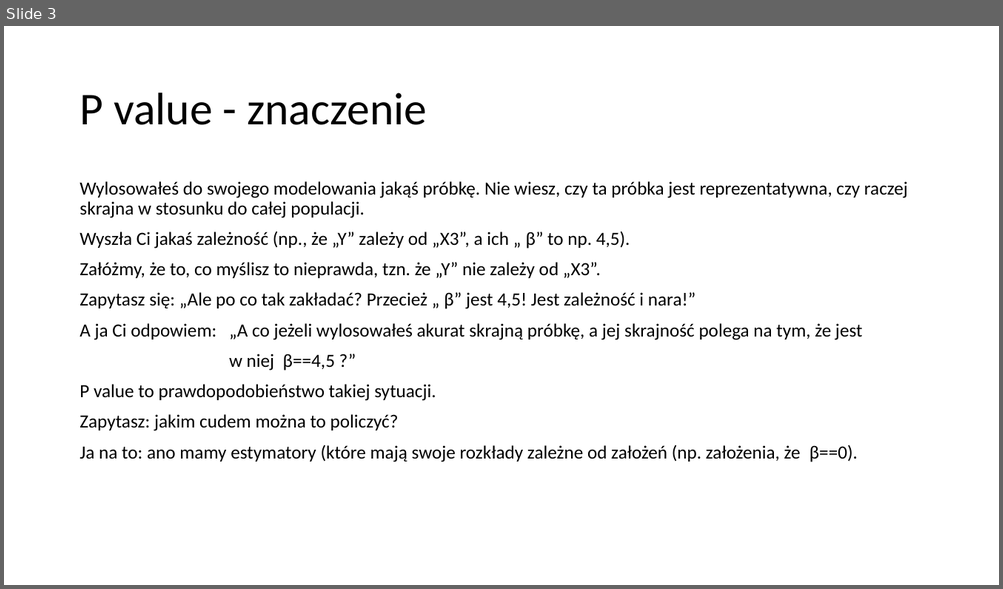
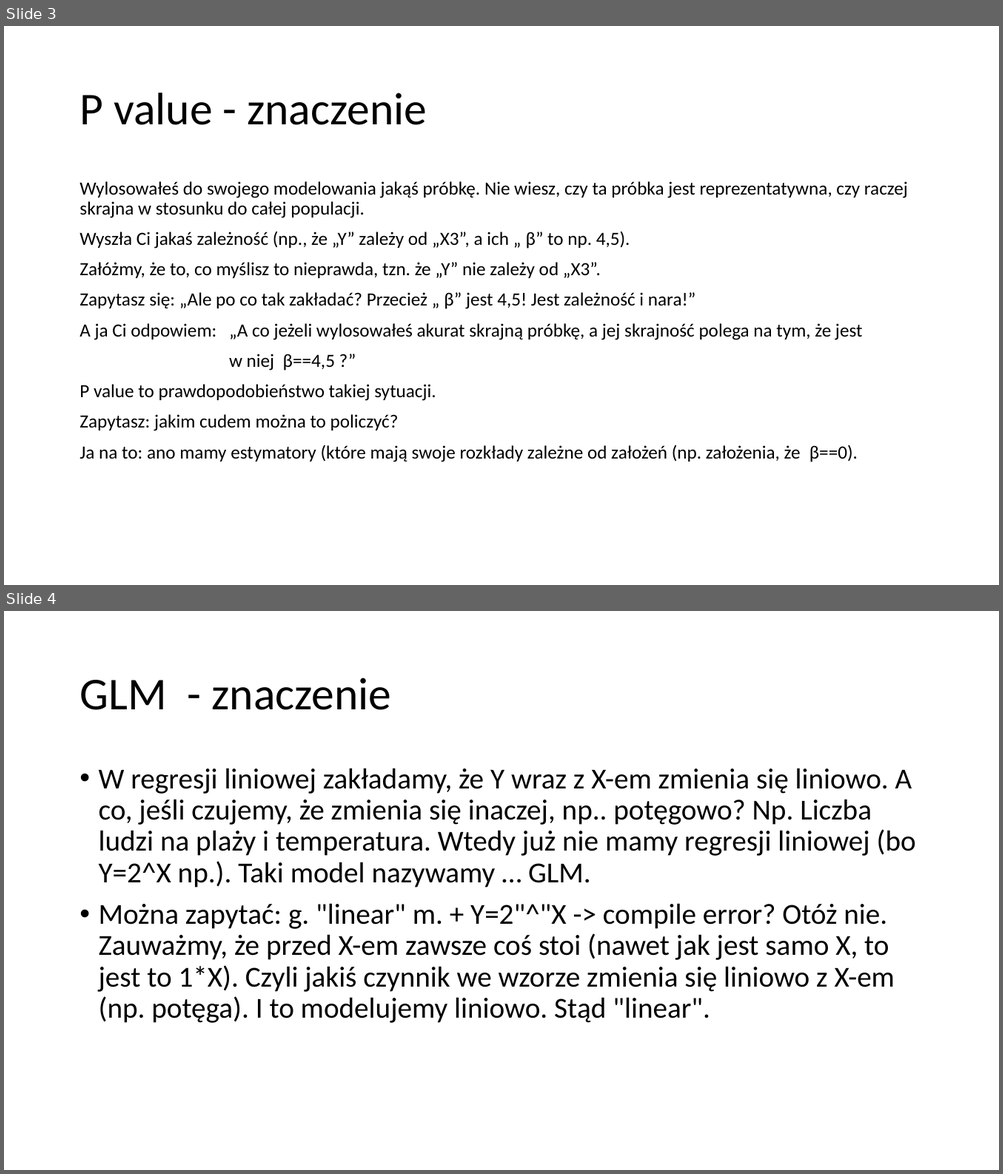
Before and after one commit to PawelBrysch/sth-knowledge, a slide deck: source/math_linreg2/presentation.pptx. Shown one above the other, each under a label of ours: slide 3 before the commit, slides 3 and 4 after it. The pictures are 1003x589 and 1003x1174 pixels, drawn with LibreOffice and Linux fonts; fonts in the diff are those of the drawing. Boxes give left, top, right and bottom in pixels: in the first picture for what was removed or moved away, otherwise in the second. Text is boxed around its words. In the diff, an @@ line names an element or a change of style, - is before the commit and + after.

```diff
--- a/source/math_linreg2/presentation.pptx
+++ b/source/math_linreg2/presentation.pptx
@@ slide 4 added at (x1=4, y1=611, x2=999, y2=1170), background #FFFFFF @@
@@ title added at (x1=79, y1=678, x2=391, y2=710), 44 pt, text #000000 @@
+GLM - znaczenie
@@ text added at (x1=99, y1=768, x2=916, y2=1023), 28 pt, text #000000 @@
+• W regresji liniowej zakładamy, że Y wraz z X-em zmienia się liniowo. A co, jeśli czujemy, że zmienia się inaczej, np.. potęgowo? Np. Liczba ludzi na plaży i temperatura. Wtedy już nie mamy regresji liniowej (bo Y=2^X np.). Taki model nazywamy … GLM.
+• Można zapytać: g. "linear" m. + Y=2"^"X -> compile error? Otóż nie. Zauważmy, że przed X-em zawsze coś stoi (nawet jak jest samo X, to jest to 1*X). Czyli jakiś czynnik we wzorze zmienia się liniowo z X-em (np. potęga). I to modelujemy liniowo. Stąd "linear".
```
Also in this commit, not shown: 7 other files.
